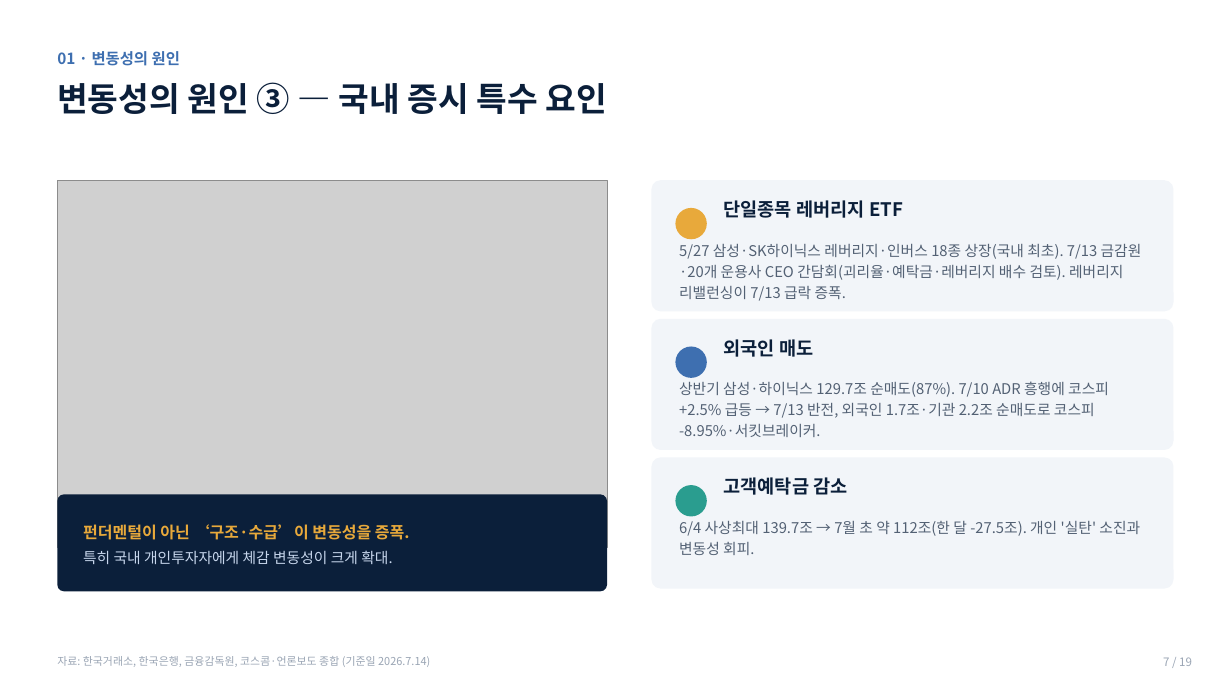
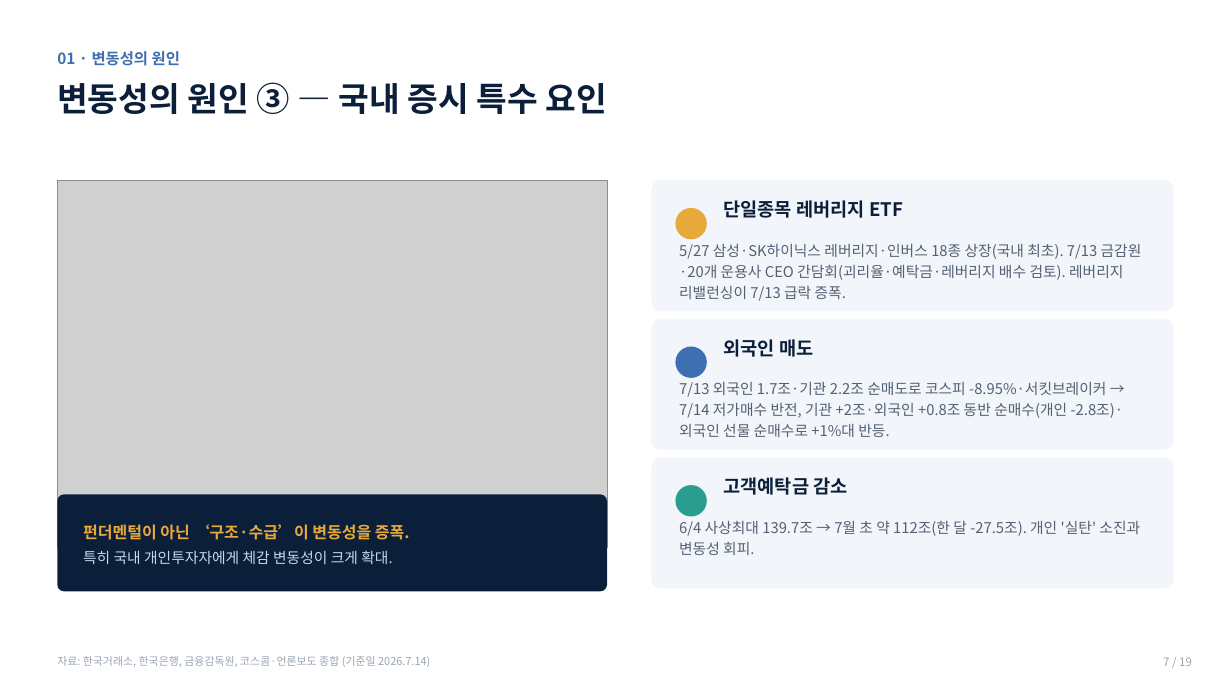
Before and after one commit to hanaroline/work_1, a slide deck: slide 7 of 반도체_고객세미나_2026.7.14.pptx. Drawn at 1232x693 pixels with LibreOffice and Linux fonts; fonts in the diff are those of the drawing; grey boxes stand for pictures. Boxes give left, top, right and bottom in pixels: in the first picture for what was removed or moved away, otherwise in the second. Text is boxed around its words. In the diff, an @@ line names an element or a change of style, - is before the commit and + after.

```diff
--- a/반도체_고객세미나_2026.7.14.pptx
+++ b/반도체_고객세미나_2026.7.14.pptx
@@ text at (x1=679, y1=382, x2=1124, y2=437): text changed @@
-상반기 삼성·하이닉스 129.7조 순매도(87%). 7/10 ADR 흥행에 코스피 +2.5% 급등 → 7/13 반전, 외국인 1.7조·기관 2.2조 순매도로 코스피 -8.95%·서킷브레이커.
+7/13 외국인 1.7조·기관 2.2조 순매도로 코스피 -8.95%·서킷브레이커 → 7/14 저가매수 반전, 기관 +2조·외국인 +0.8조 동반 순매수(개인 -2.8조)·외국인 선물 순매수로 +1%대 반등.
```
Also in this commit, not shown: 3 other slides changed.
